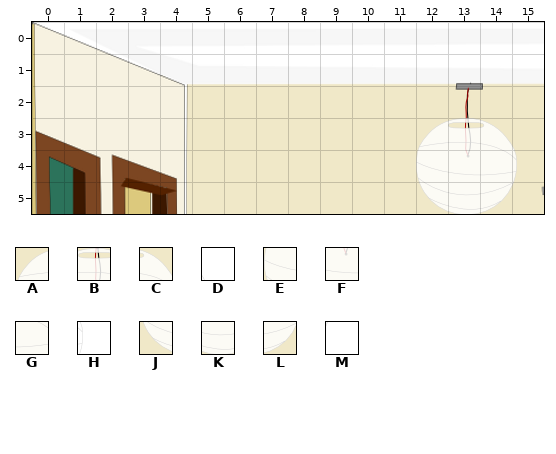
Tiled map: data/escena_05/escena_05.tmx. The picture above is the old version.
Cells are 32x32 px. Shown: x 0..15, y 0..5.
Key: from "accesorios_e05": A 24, B 25, C 26, D 27, E 28, F 29, G 30, H 31, J 32, K 33, L 34, M 35.
_ is an empty cell.
Layer "background_e05 #2" before, first column x 0:
0 ________________
1 ________________
2 ________________
3 ____________ABCD
4 ____________EFGH
5 ____________JKLM
Once edited:
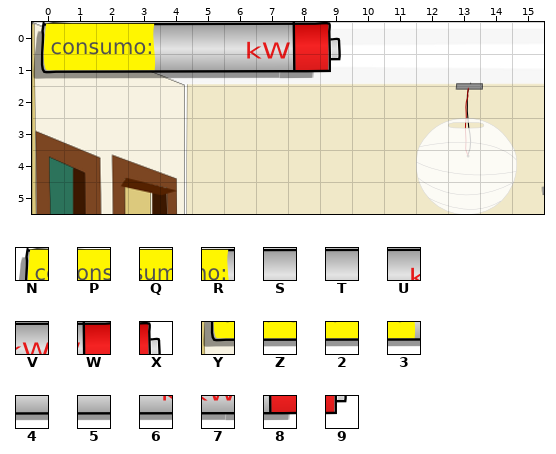
Further tiles: from "pila": N 0, P 1, Q 2, R 3, S 4, T 5, U 6, V 7, W 8, X 9, Y 10, Z 11, 2 12, 3 13, 4 14, 5 15, 6 16, 7 17, 8 18, 9 19.
See-through tiles are keyed as they look on the map.
From old to new:
Changed rows in their new state; . is an unchanged cell.
Layer "background_e05 #2":
first column x 0:
0 NPQRSTUVWX
1 YZ23456789
Boxes around the changes in both pictures, in picture pixels (x1, y1, x2, y2):
added: (33, 22, 341, 79)
